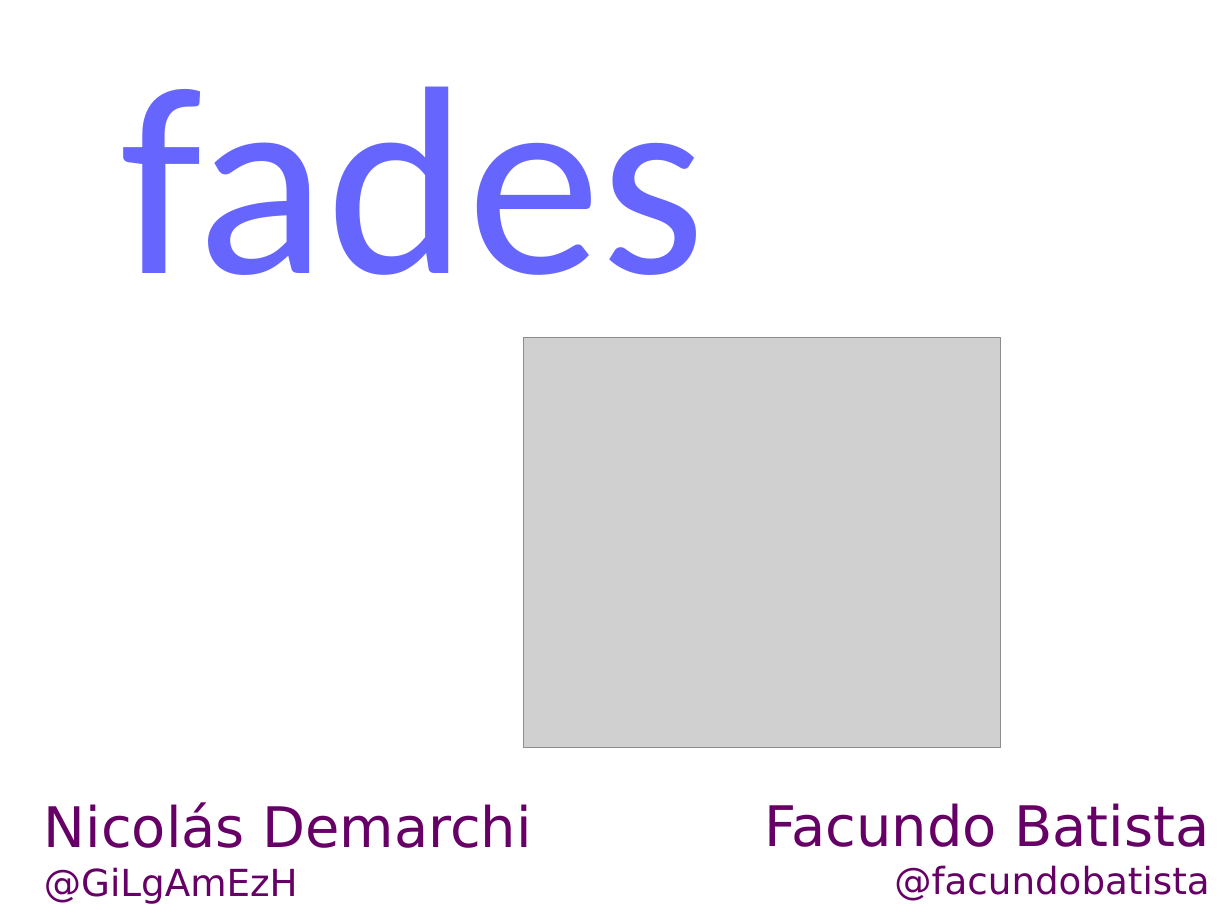
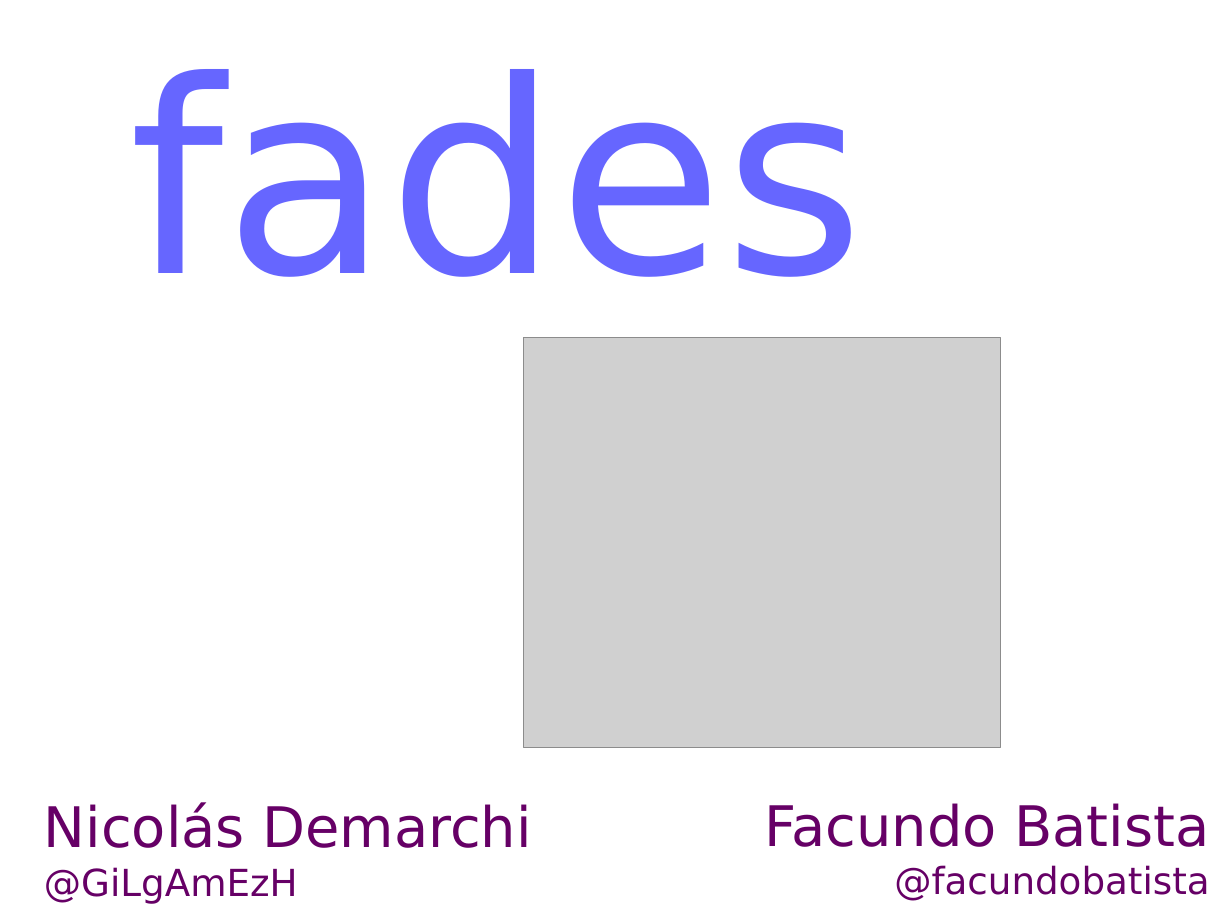
Before and after one commit to PyAr/fades, a slide deck: slide 1 of resources/slides_LT.odp. Drawn at 1232x924 pixels with LibreOffice and Linux fonts; fonts in the diff are those of the drawing; grey boxes stand for pictures. Boxes give left, top, right and bottom in pixels: in the first picture for what was removed or moved away, otherwise in the second. Text is boxed around its words. In the diff, an @@ line names an element or a change of style, - is before the commit and + after.

```diff
--- a/resources/slides_LT.odp
+++ b/resources/slides_LT.odp
@@ title "fades": place and size @@
-title "fades" at box(121, 86, 706, 275)
+title "fades" at box(130, 69, 864, 277)
@@ title "fades" at box(130, 69, 864, 277): font Calibri to DejaVu Sans @@
```
Also in this commit, not shown: 2 other slides changed.
